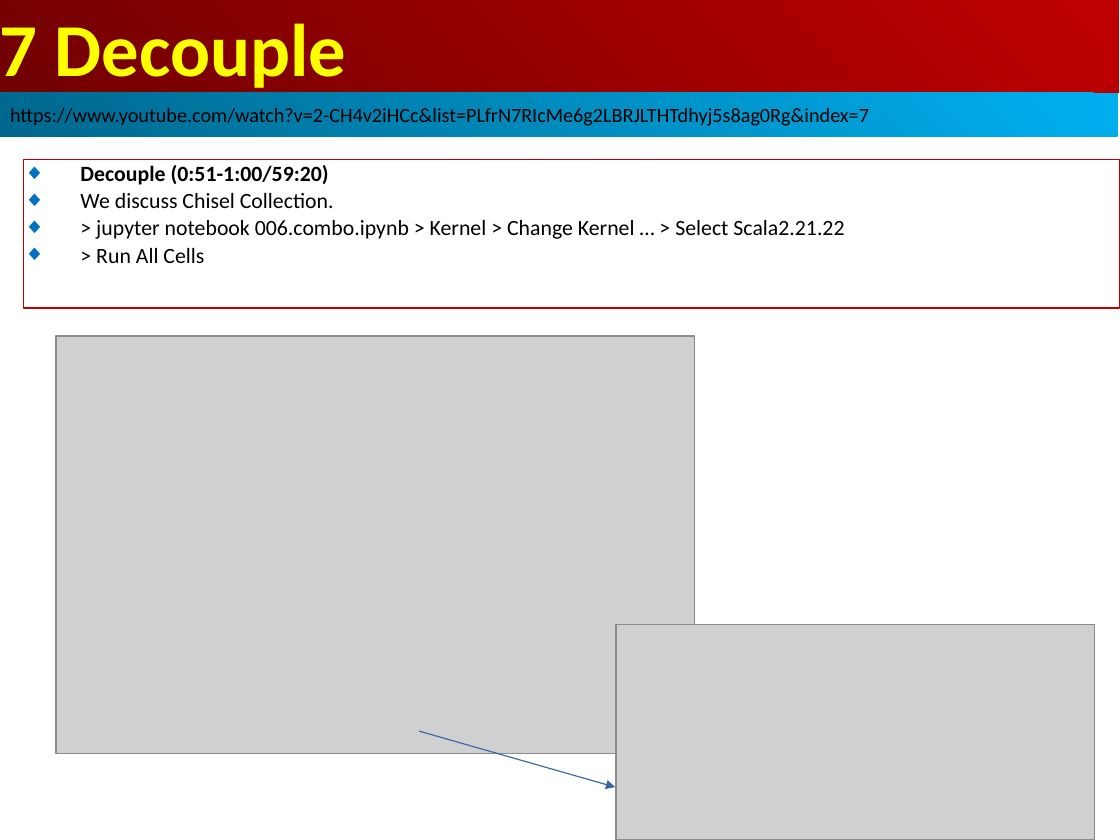
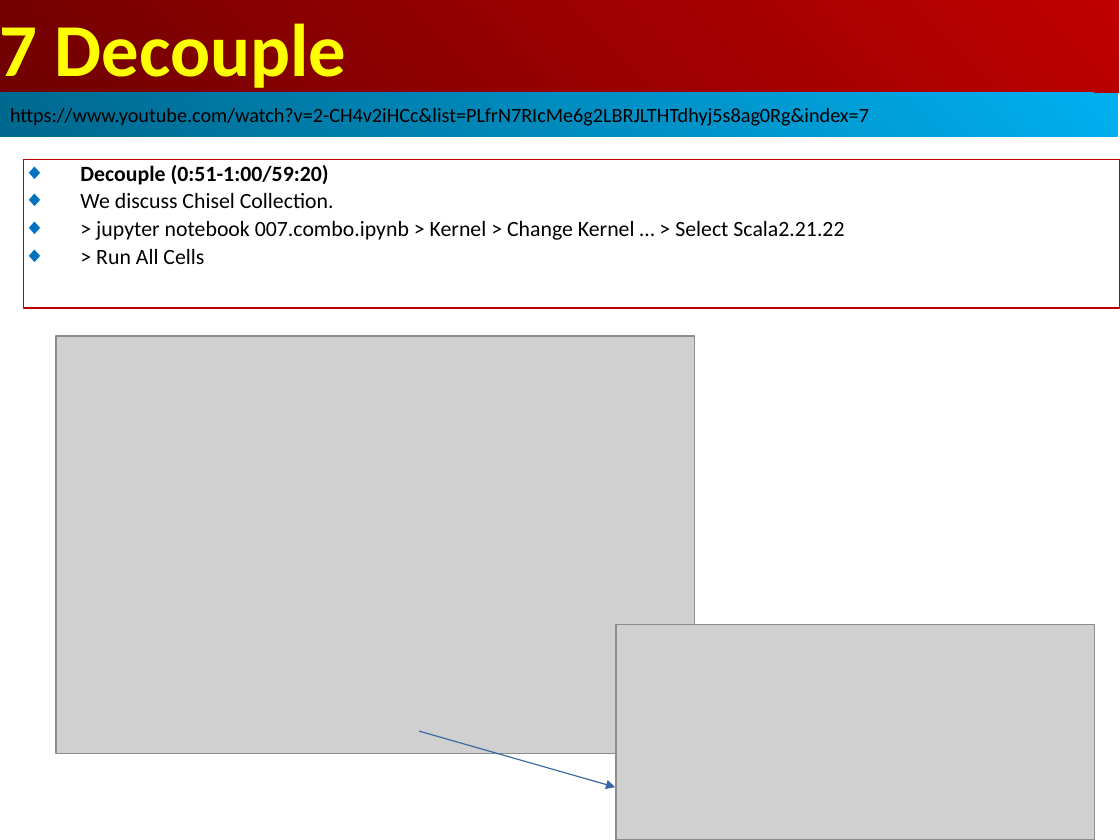
Before and after one commit to peterhchen/AIU_CS800_Chisel, a slide deck: slide 4 of 500_UCSC_HWD/007_Decoup/000_Video/007.Decoup.ppt. Drawn at 1120x840 pixels with LibreOffice and Linux fonts; fonts in the diff are those of the drawing; grey boxes stand for pictures. Boxes give left, top, right and bottom in pixels: in the first picture for what was removed or moved away, otherwise in the second. Text is boxed around its words. In the diff, an @@ line names an element or a change of style, - is before the commit and + after.

```diff
--- a/500_UCSC_HWD/007_Decoup/000_Video/007.Decoup.ppt
+++ b/500_UCSC_HWD/007_Decoup/000_Video/007.Decoup.ppt
@@ text in rectangle at <box>96,221,844,240</box>: text changed @@
-◆ > jupyter notebook 006.combo.ipynb > Kernel > Change Kernel … > Select Scala2.21.22
+◆ > jupyter notebook 007.combo.ipynb > Kernel > Change Kernel … > Select Scala2.21.22
```
Also in this commit, not shown: 45 other slides changed.
